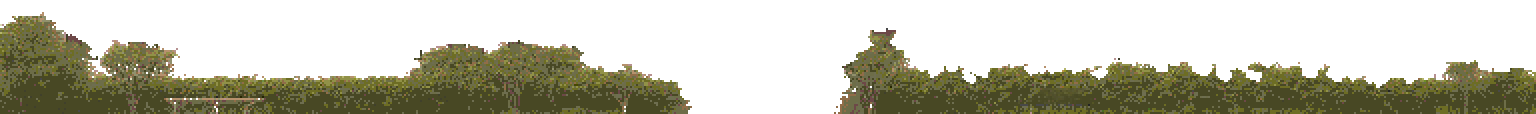
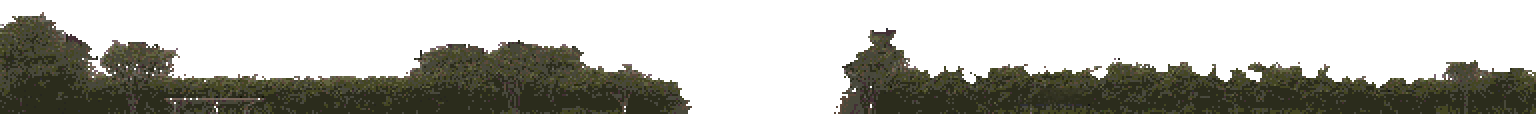
The second w=1536, h=114 image is a revision of the first. Changes to its layers:
added layer "레이어 2" (69%) above "레이어 1" over [0, 12, 1536, 114]
